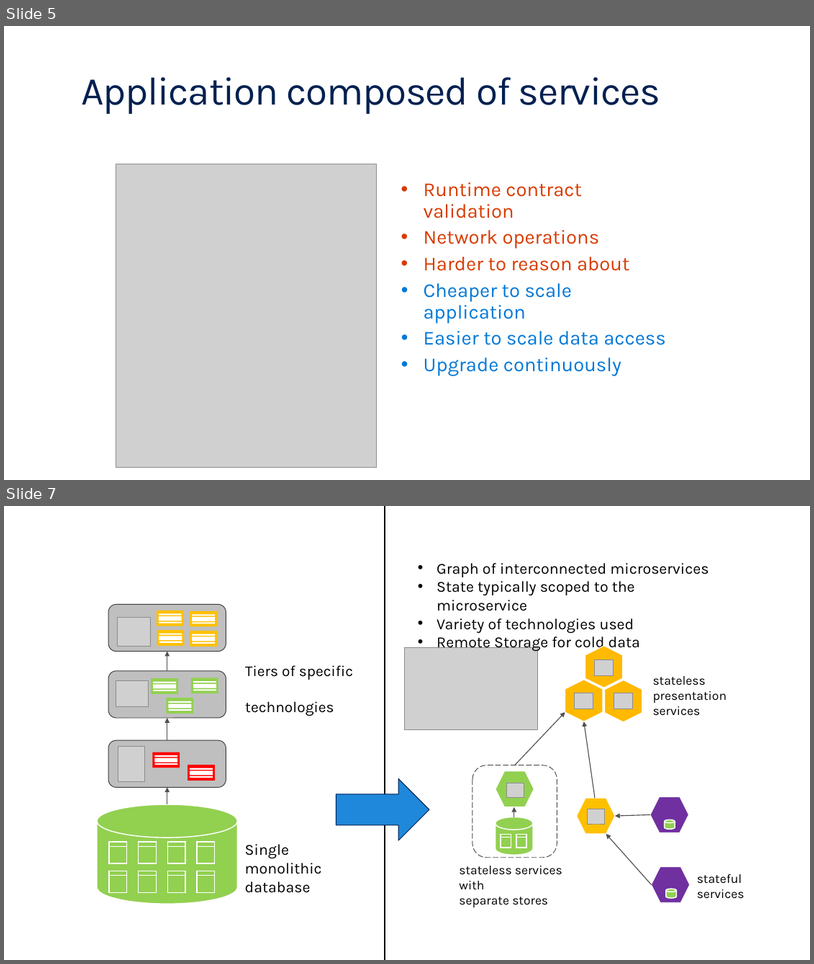
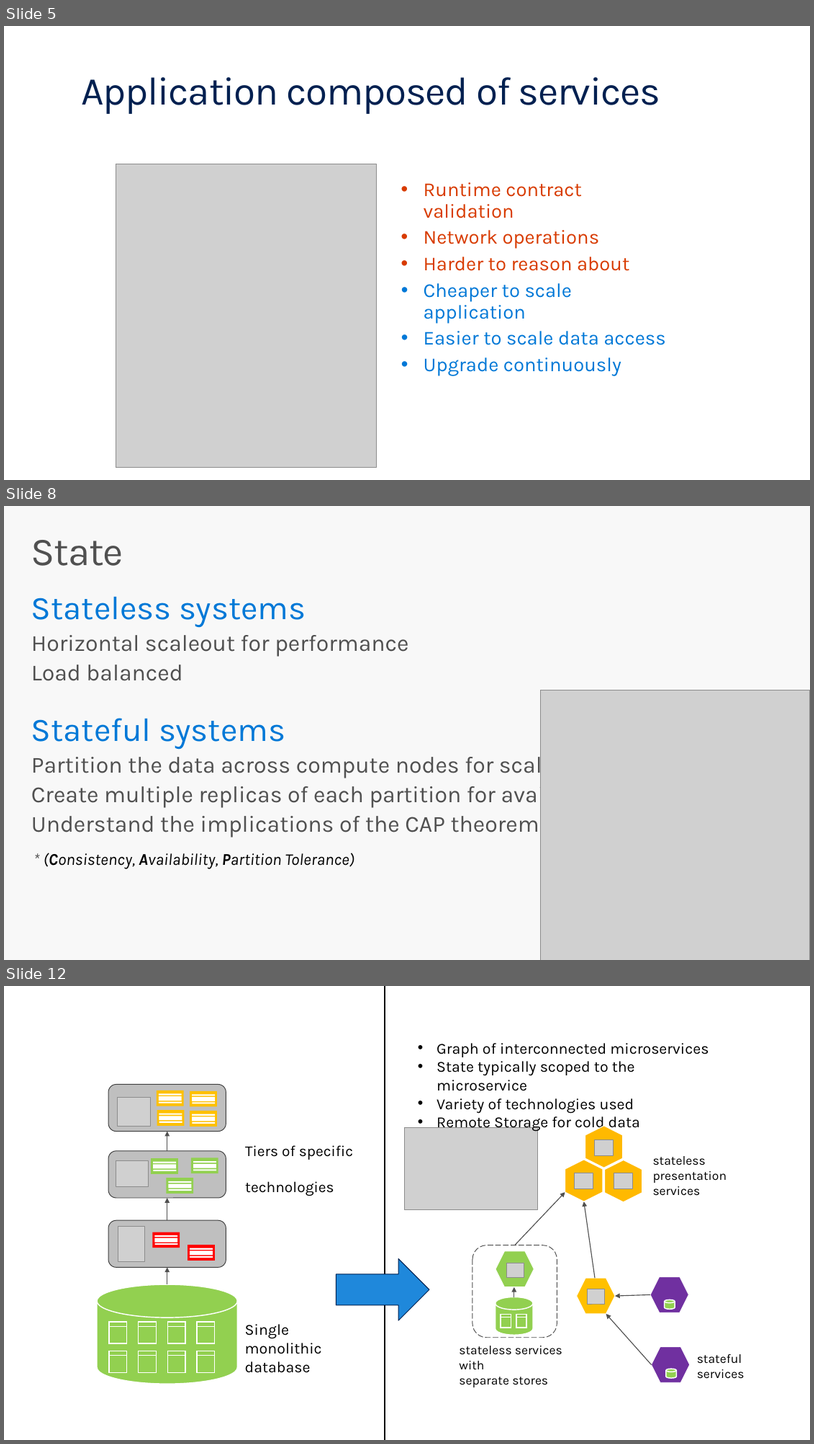
Before and after one commit to brentstineman/PersonalStuff, a slide deck: Presentations/Service Fabric/ServiceFabric Overview.pptx. Shown one above the other, each under a label of ours: slides 5 and 7 before the commit, slides 5, 8 and 12 after it; the slides between them are not shown. The pictures are 814x964 and 814x1444 pixels, drawn with LibreOffice and Linux fonts; fonts in the diff are those of the drawing; grey boxes stand for pictures; background and template pictures are left out. Boxes give left, top, right and bottom in pixels: in the first picture for what was removed or moved away, otherwise in the second. Text is boxed around its words. In the diff, an @@ line names an element or a change of style, - is before the commit and + after.

```diff
--- a/Presentations/Service Fabric/ServiceFabric Overview.pptx
+++ b/Presentations/Service Fabric/ServiceFabric Overview.pptx
@@ slide 8 added at <box>4,506,810,960</box>, background #F8F8F8 @@
@@ title added at <box>31,540,124,566</box>, 48 pt, text #505050 @@
+State
@@ text added at <box>31,596,617,837</box>, 28 pt, text #505050 @@
+Stateless systems
+  Horizontal scaleout for performance
+  Load balanced
+Stateful systems
+  Partition the data across compute nodes for scale
+  Create multiple replicas of each partition for availability
+  Understand the implications of the CAP theorem
@@ picture added at <box>540,690,810,960</box> @@
@@ text added at <box>44,852,355,869</box>, 20 pt, text #000000, italic @@
+* (Consistency, Availability, Partition Tolerance)
@@ what was slide 7 is now slide 12 @@
```
Also in this commit, not shown: 10 other slides added, 1 slide removed, 1 other file.
